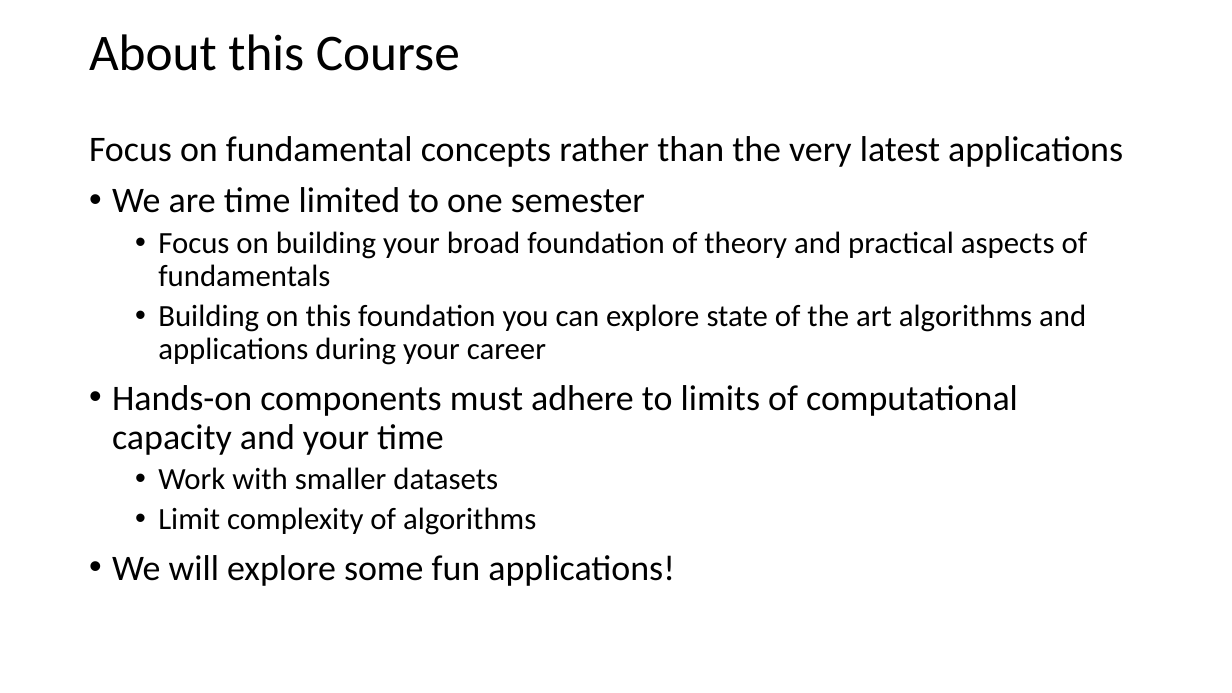
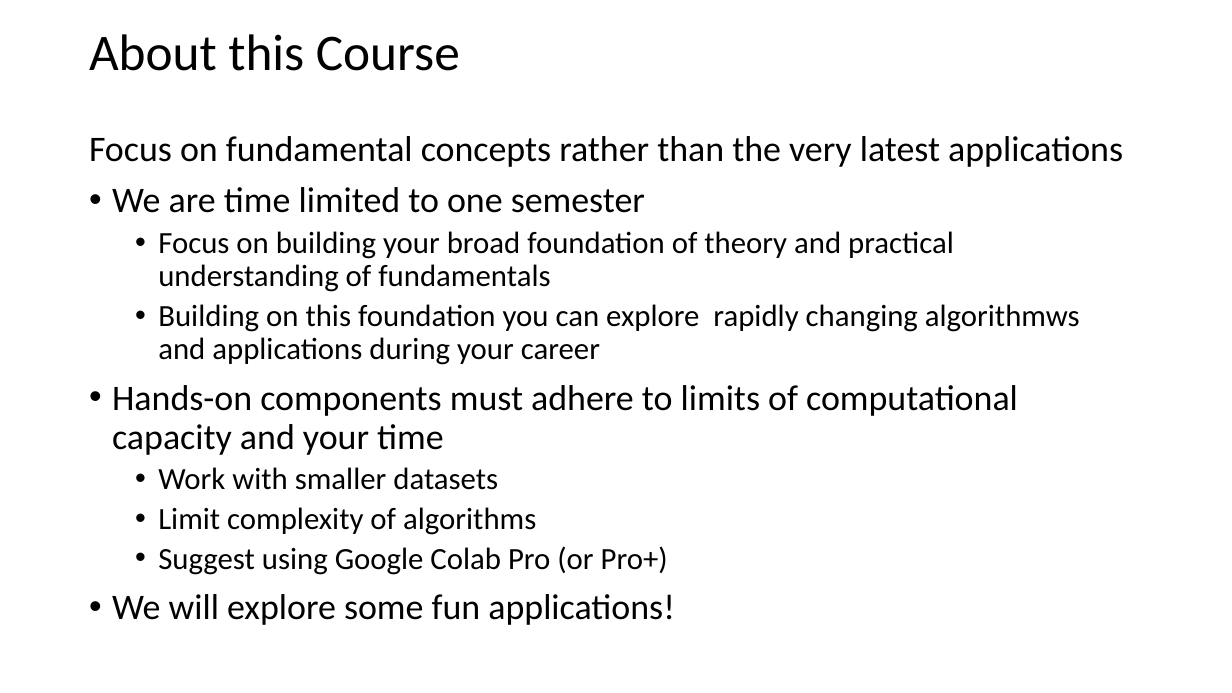
Before and after one commit to StephenElston/CSCI-E25, a slide deck: slide 10 of Slides/1_Introduction.pptx. Drawn at 1232x693 pixels with LibreOffice and Linux fonts; fonts in the diff are those of the drawing. Boxes give left, top, right and bottom in pixels: in the first picture for what was removed or moved away, otherwise in the second. Text is boxed around its words. In the diff, an @@ line names an element or a change of style, - is before the commit and + after.

```diff
--- a/Slides/1_Introduction.pptx
+++ b/Slides/1_Introduction.pptx
@@ text at bbox=[158, 231, 1080, 365]: text changed @@
-  • Focus on building your broad foundation of theory and practical aspects of fundamentals
-  • Building on this foundation you can explore state of the art algorithms and applications during your career
+  • Focus on building your broad foundation of theory and practical understanding of fundamentals
+  • Building on this foundation you can explore rapidly changing algorithmws and applications during your career
@@ text at bbox=[158, 546, 668, 575]: paragraph added @@
+  • Suggest using Google Colab Pro (or Pro+)
```
Also in this commit, not shown: 24 other slides changed.
